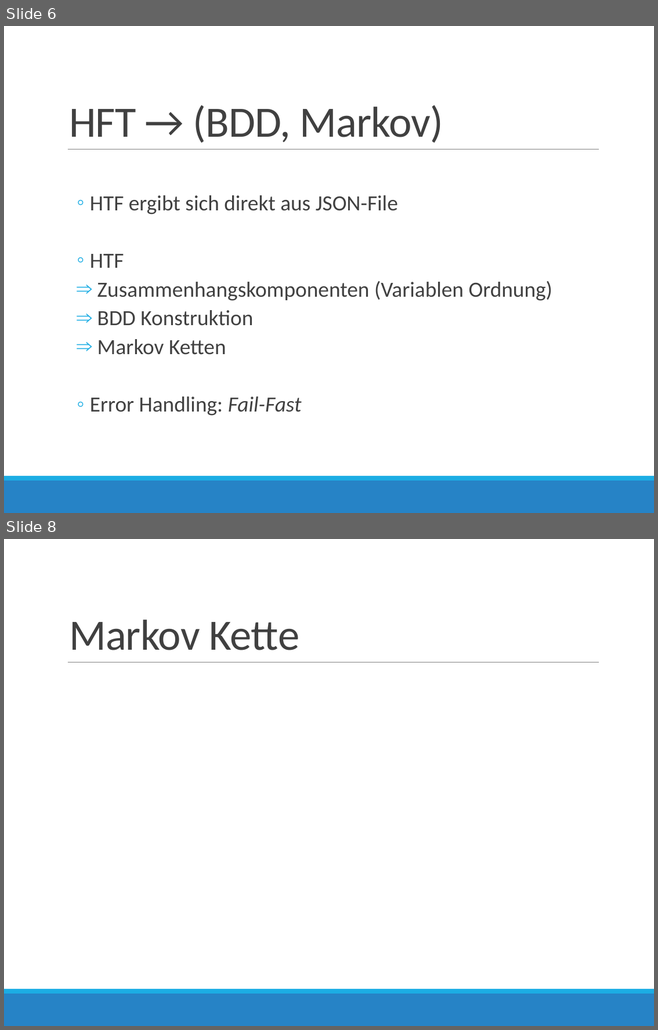
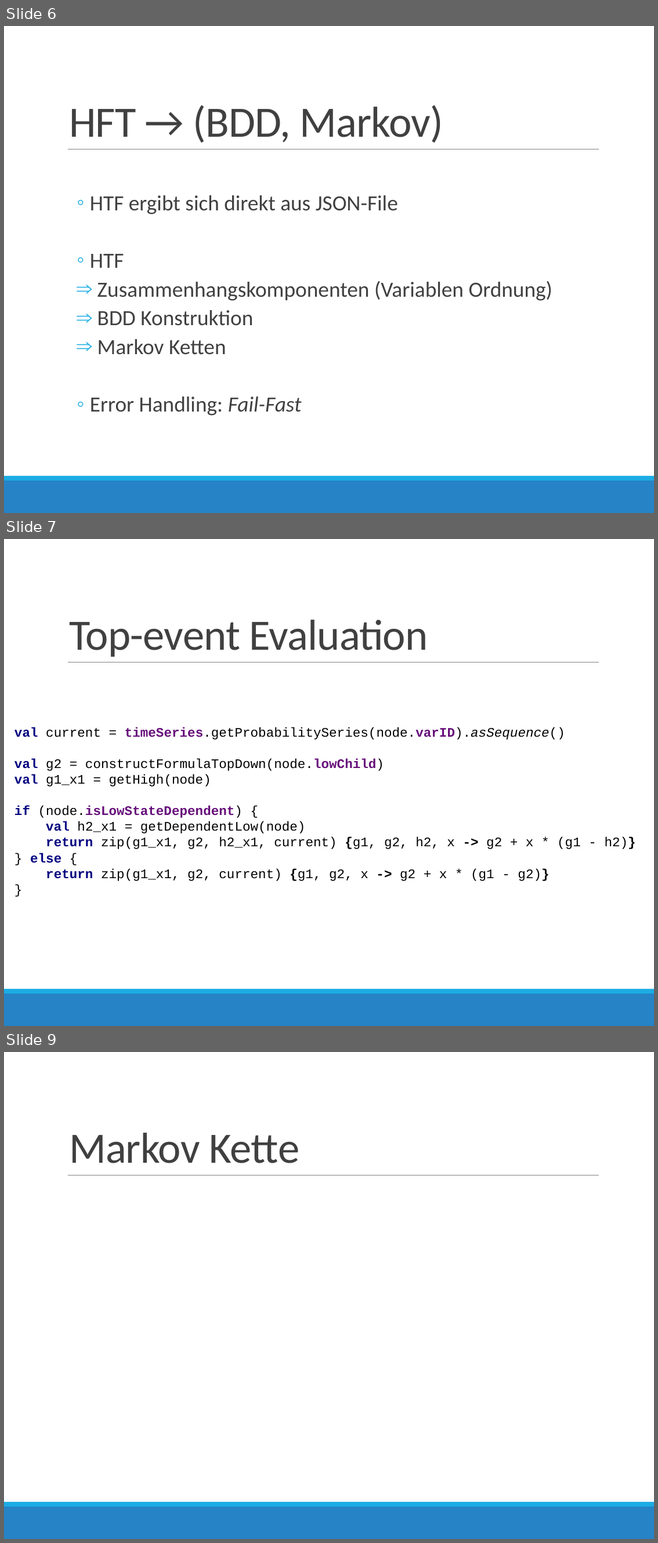
Before and after one commit to AndreMann90/fart_fssd, a slide deck: doc/Programmier-Projekt-Praesi.pptx. Shown one above the other, each under a label of ours: slides 6 and 8 before the commit, slides 6, 7 and 9 after it; the slides between them are not shown. The pictures are 658x1030 and 658x1543 pixels, drawn with LibreOffice and Linux fonts; fonts in the diff are those of the drawing; grey boxes stand for pictures. Boxes give left, top, right and bottom in pixels: in the first picture for what was removed or moved away, otherwise in the second. Text is boxed around its words. In the diff, an @@ line names an element or a change of style, - is before the commit and + after.

Commit message:
Ported Evaluation and TimeSeries Interface to Kotlin

```diff
--- a/doc/Programmier-Projekt-Praesi.pptx
+++ b/doc/Programmier-Projekt-Praesi.pptx
@@ slide 7 added at <box>4,539,654,1026</box>, background #FFFFFF; not listed: 3 template elements that a slide beside it also shows @@
@@ title added at <box>69,620,428,657</box>, 48 pt, text #404040 @@
+Top-event Evaluation
@@ text added at <box>14,727,636,881</box>, 14.5 pt, text #000000 @@
+val current = timeSeries.getProbabilitySeries(node.varID).asSequence()
+val g2 = constructFormulaTopDown(node.lowChild)
+val g1_x1 = getHigh(node)
+if (node.isLowStateDependent) {
+val h2_x1 = getDependentLow(node)
+return zip(g1_x1, g2, h2_x1, current) {g1, g2, h2, x -> g2 + x * (g1 - h2)}
+} else {
+return zip(g1_x1, g2, current) {g1, g2, x -> g2 + x * (g1 - g2)}
+}
@@ what was slide 8 is now slide 9 @@
```
Also in this commit, not shown: 2 slides changed, 1 other slide added, 1 slide removed, 10 other files.
